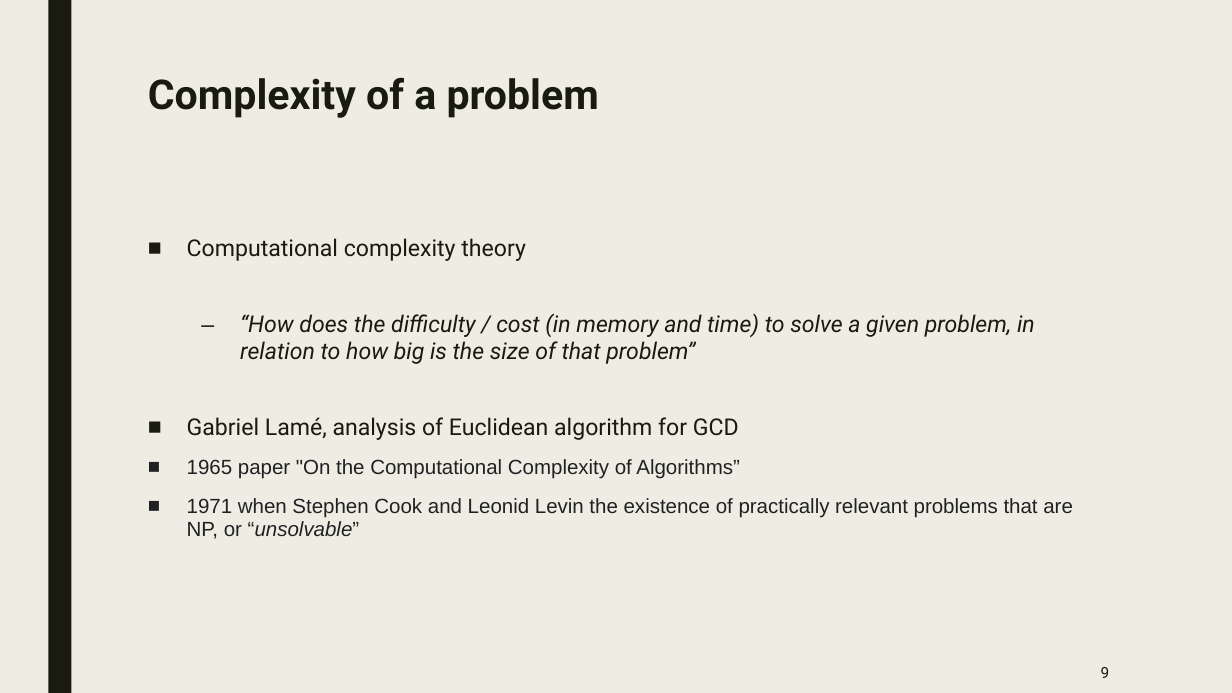
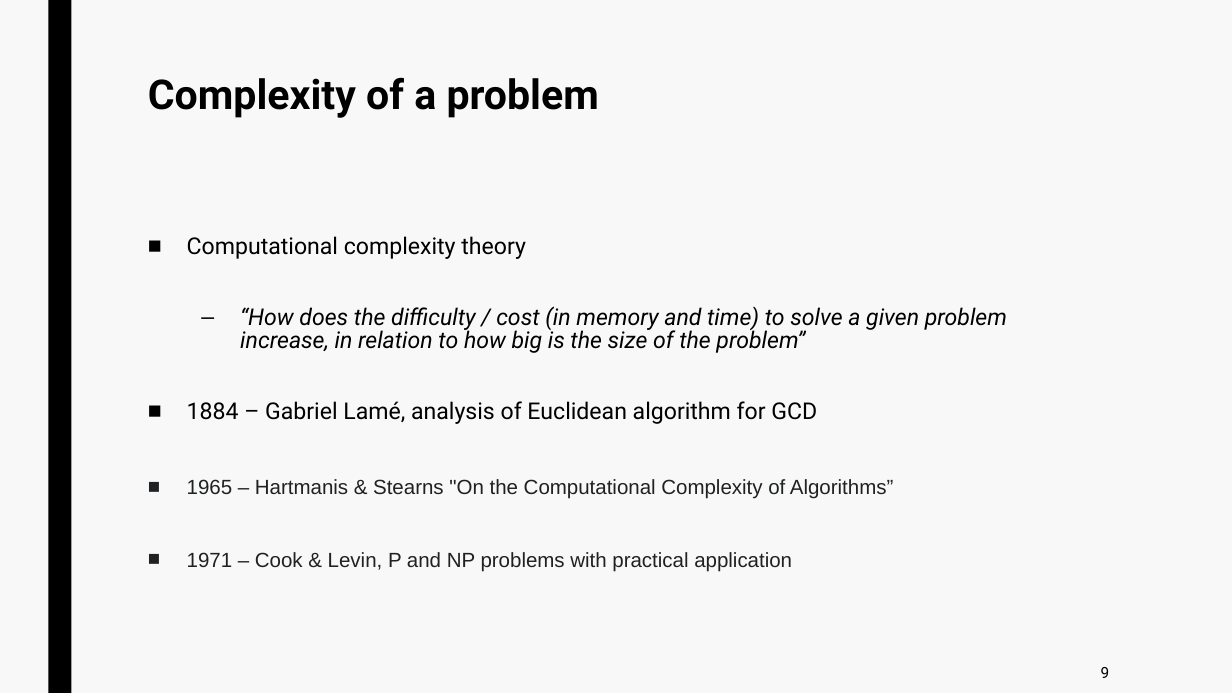
Before and after one commit to jurtasun/presentations, a slide deck: slide 8 of 202306_LMS_Complexity/202306_LMS_Complexity.ppt. Drawn at 1232x693 pixels with LibreOffice and Linux fonts; fonts in the diff are those of the drawing. Boxes give left, top, right and bottom in pixels: in the first picture for what was removed or moved away, otherwise in the second. Text is boxed around its words. In the diff, an @@ line names an element or a change of style, - is before the commit and + after.

```diff
--- a/202306_LMS_Complexity/202306_LMS_Complexity.ppt
+++ b/202306_LMS_Complexity/202306_LMS_Complexity.ppt
@@ background #EFEDE3 to #F8F8F8 @@
@@ rectangle at (48, 0, 71, 693): fill #191B0E to #000000 @@
@@ title "Complexity of a problem" at (148, 77, 599, 118): text colour #191B0E to #000000 @@
@@ text at (187, 236, 526, 259): text colour #191B0E to #000000 in "Computational complexity theory"; line spacing 0.94 to 0.84 @@
@@ text at (187, 306, 1007, 571): text changed; text colour #191B0E to #000000 @@
-  – “How does the difficulty / cost (in memory and time) to solve a given problem, in relation to how big is the size of that problem”
-■ Gabriel Lamé, analysis of Euclidean algorithm for GCD
-■ 1965 paper "On the Computational Complexity of Algorithms”
-■ 1971 when Stephen Cook and Leonid Levin the existence of practically relevant problems that are NP, or “unsolvable”
+  – “How does the difficulty / cost (in memory and time) to solve a given problem increase, in relation to how big is the size of the problem”
+■ 1884 – Gabriel Lamé, analysis of Euclidean algorithm for GCD
+■ 1965 – Hartmanis & Stearns "On the Computational Complexity of Algorithms”
+■ 1971 – Cook & Levin, P and NP problems with practical application
@@ page number at (1101, 667, 1110, 678): text colour #191B0E to #000000 @@
```
Also in this commit, not shown: 40 other slides changed.
